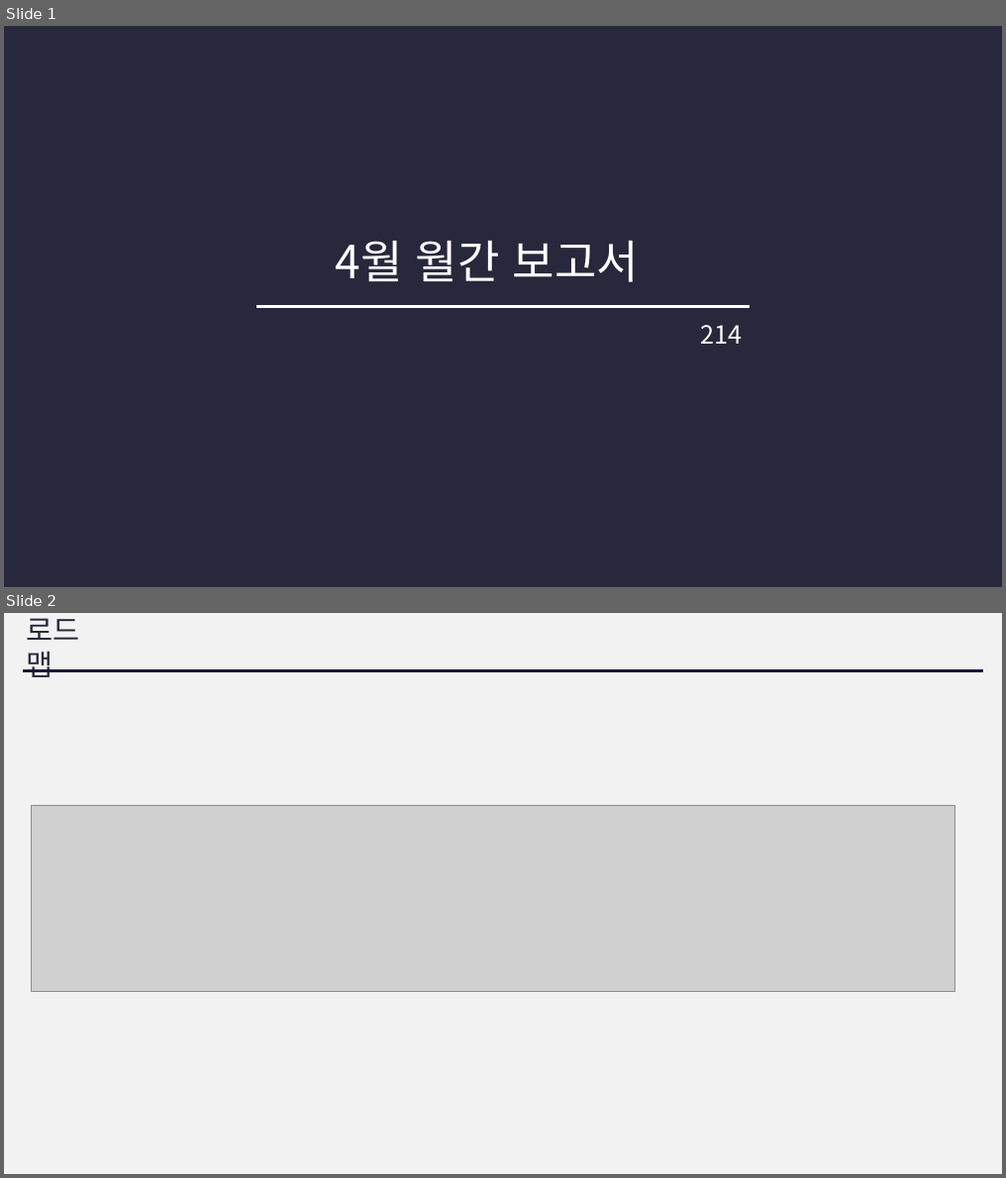
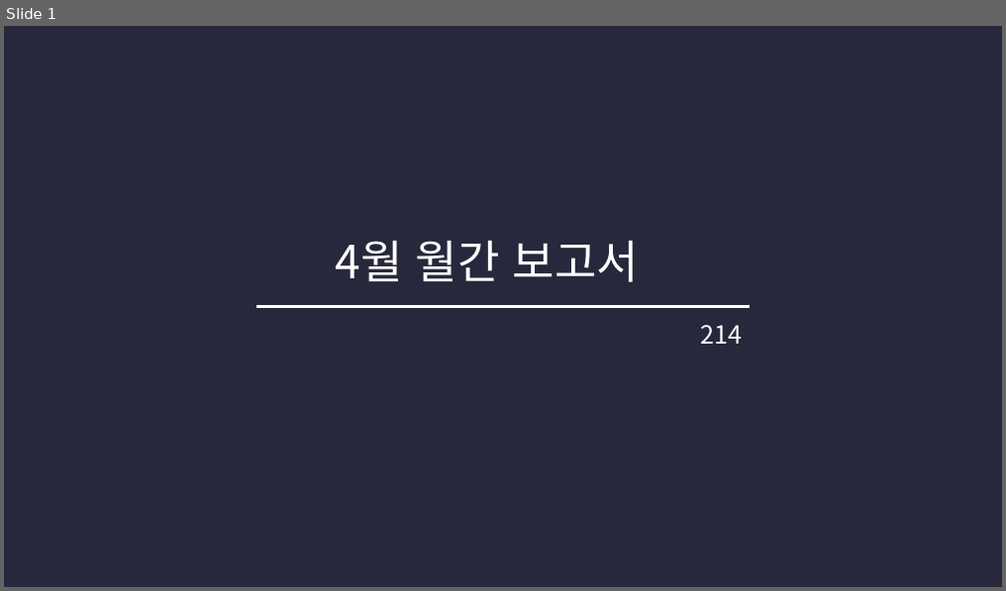
Before and after one commit to crush0408/GameMeister_GraduationProject, a slide deck: Docs/214_AprilReport.pptx. Shown one above the other, each under a label of ours: slides 1 and 2 before the commit, slide 1 after it. The pictures are 1006x1178 and 1006x591 pixels, drawn with LibreOffice and Linux fonts; fonts in the diff are those of the drawing; grey boxes stand for pictures. Boxes give left, top, right and bottom in pixels: in the first picture for what was removed or moved away, otherwise in the second. Text is boxed around its words. In the diff, an @@ line names an element or a change of style, - is before the commit and + after.

```diff
--- a/Docs/214_AprilReport.pptx
+++ b/Docs/214_AprilReport.pptx
@@ slide 2 removed at <box>4,613,1002,1174</box>, background #F2F2F2 @@
@@ text removed at <box>27,618,80,677</box> @@
-로드맵
@@ line removed from (23, 670) to (983, 670) @@
@@ picture removed at <box>32,805,954,992</box> @@
```
Also in this commit, not shown: 2 slides added.
